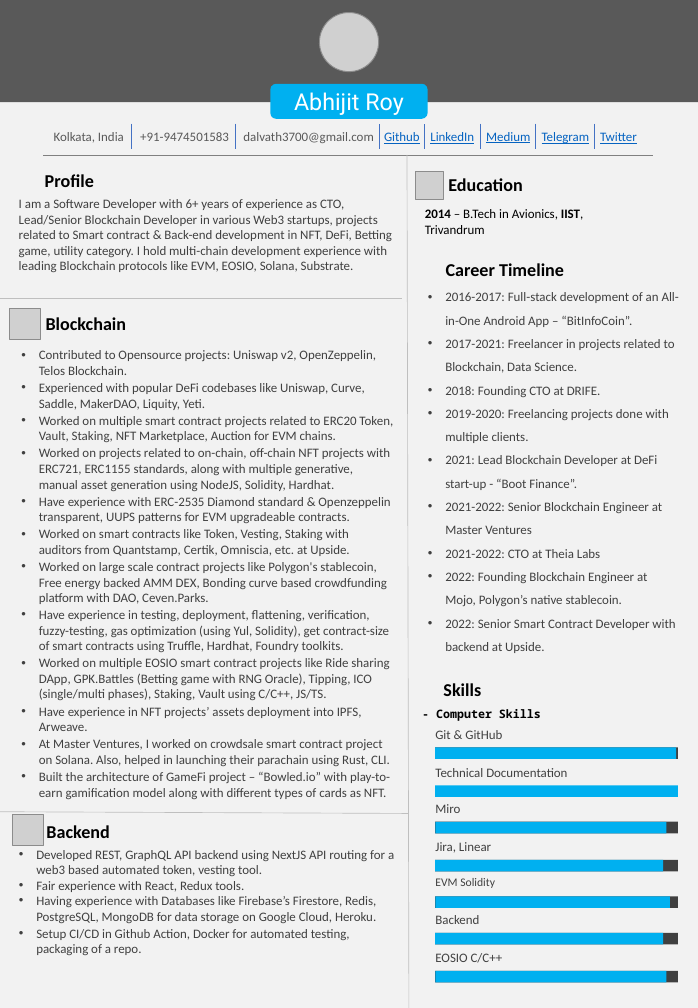
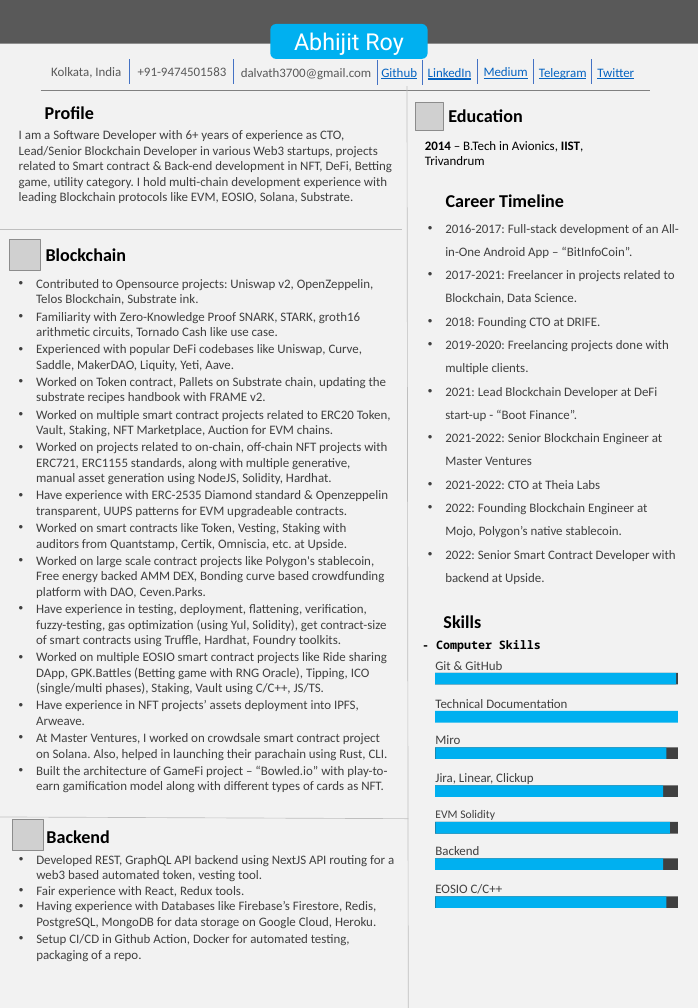
Before and after one commit to abhi3700/my_resume, a slide deck: slide 1 of my_resume.pptx. Drawn at 698x1008 pixels with LibreOffice and Linux fonts; fonts in the diff are those of the drawing; grey boxes stand for pictures; background and template pictures are left out. Boxes give left, top, right and bottom in pixels: in the first picture for what was removed or moved away, otherwise in the second. Text is boxed around its words. In the diff, an @@ line names an element or a change of style, - is before the commit and + after.

Commit message:
cv updated with Substrate skills, ZKP

```diff
--- a/my_resume.pptx
+++ b/my_resume.pptx
@@ rectangle: place and size @@
-rectangle at [0,0,698,102]
+rectangle at [0,0,698,44]
@@ rounded rectangle "Abhijit Roy": place and size @@
-rounded rectangle "Abhijit Roy" at [270,84,427,119]
+rounded rectangle "Abhijit Roy" at [270,24,427,60]
@@ picture removed at [318,10,380,73] @@
@@ 3 texts, 3 lines: place and size @@
-3 texts, 3 lines at [131,124,637,150]
+3 texts, 3 lines at [129,59,634,85]
@@ 5 texts, 5 lines: place and size @@
-5 texts, 5 lines at [44,124,652,155]
+5 texts, 5 lines at [41,59,651,90]
@@ line moved from (407, 155) - (409, 1008) to (407, 87) - (409, 1008) @@
@@ 15 texts, 2 pictures, 1 line: place and size @@
-15 texts, 2 pictures, 1 line at [0,171,679,963]
+15 texts, 2 pictures, 1 line at [0,102,679,897]
@@ text "Contributed to Opensource projects: Uniswap ...": place and size @@
-text "Contributed to Opensource projects: Uniswap ..." at [39,350,393,799]
+text "Contributed to Opensource projects: Uniswap ..." at [36,279,391,792]
@@ text at [36,279,386,403]: text changed @@
-• Contributed to Opensource projects: Uniswap v2, OpenZeppelin, Telos Blockchain.
-• Experienced with popular DeFi codebases like Uniswap, Curve, Saddle, MakerDAO, Liquity, Yeti.
+• Contributed to Opensource projects: Uniswap v2, OpenZeppelin, Telos Blockchain, Substrate ink.
+• Familiarity with Zero-Knowledge Proof SNARK, STARK, groth16 arithmetic circuits, Tornado Cash like use case.
+• Experienced with popular DeFi codebases like Uniswap, Curve, Saddle, MakerDAO, Liquity, Yeti, Aave.
+• Worked on Token contract, Pallets on Substrate chain, updating the substrate recipes handbook with FRAME v2.
@@ rectangle: place and size @@
-rectangle at [436,971,678,982]
+rectangle at [436,673,678,684]
@@ rectangle: place and size @@
-rectangle at [436,971,666,982]
+rectangle at [436,673,677,684]
@@ rectangle: place and size @@
-rectangle at [436,933,664,945]
+rectangle at [436,711,678,722]
@@ rectangle: place and size @@
-rectangle at [436,747,677,758]
+rectangle at [436,747,666,758]
@@ text at [435,773,533,786]: text changed @@
-Jira, Linear
+Jira, Linear, Clickup
@@ rectangle: place and size @@
-rectangle at [436,785,678,797]
+rectangle at [436,785,664,797]
@@ rectangle: place and size @@
-rectangle at [436,933,678,945]
+rectangle at [436,785,678,797]
@@ 2 texts, 1 picture, 1 line: place and size @@
-2 texts, 1 picture, 1 line at [0,812,409,955]
+2 texts, 1 picture, 1 line at [0,817,409,961]
@@ rectangle: place and size @@
-rectangle at [436,822,666,833]
+rectangle at [436,822,670,833]
@@ rectangle: place and size @@
-rectangle at [436,896,670,907]
+rectangle at [436,896,666,907]
```
Also in this commit, not shown: 1 other slide changed, 3 other files.
